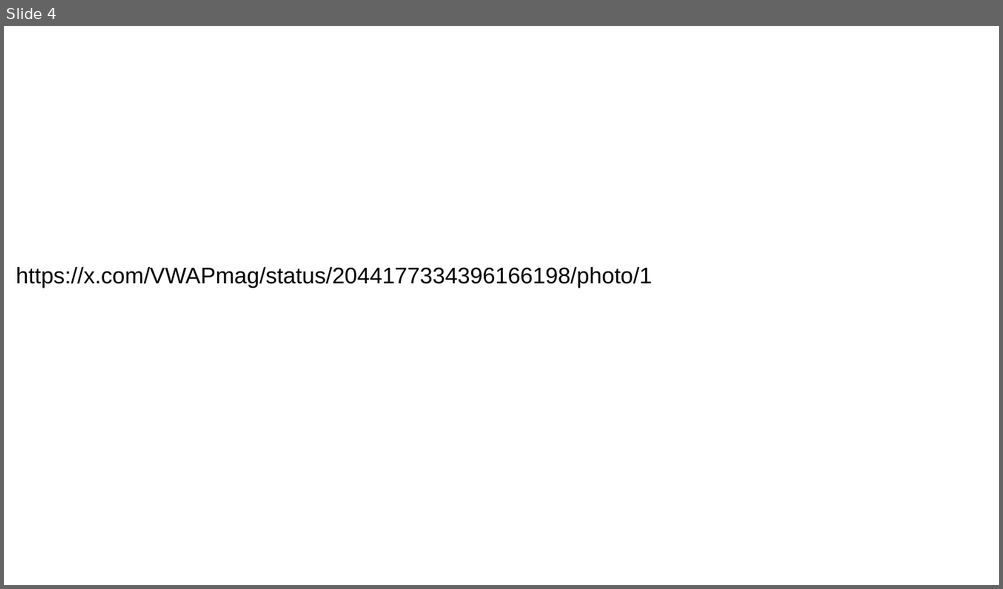
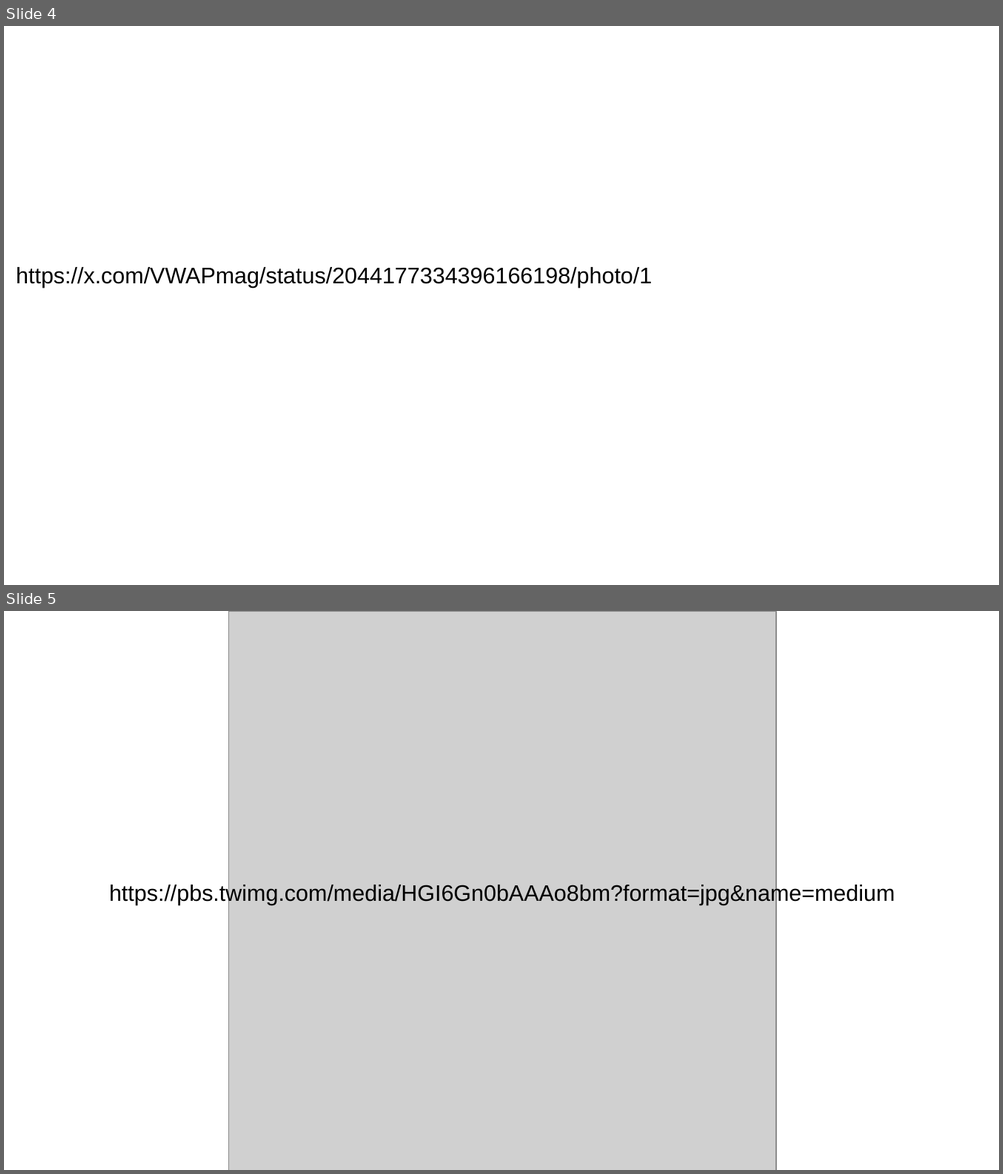
Before and after one commit to abe3yutaka/2026_Daily_Document, a slide deck: 数理ファイナンス.odp. Shown one above the other, each under a label of ours: slide 4 before the commit, slides 4 and 5 after it. The pictures are 1003x589 and 1003x1174 pixels, drawn with LibreOffice and Linux fonts; fonts in the diff are those of the drawing; grey boxes stand for pictures; background and template pictures are left out. Boxes give left, top, right and bottom in pixels: in the first picture for what was removed or moved away, otherwise in the second. Text is boxed around its words. In the diff, an @@ line names an element or a change of style, - is before the commit and + after.

```diff
--- a/数理ファイナンス.odp
+++ b/数理ファイナンス.odp
@@ slide 5 added at (x1=4, y1=611, x2=999, y2=1170), background #FFFFFF @@
@@ picture added at (x1=229, y1=612, x2=777, y2=1170) @@
@@ text added at (x1=109, y1=883, x2=894, y2=905), 18 pt, text #000000 @@
+https://pbs.twimg.com/media/HGI6Gn0bAAAo8bm?format=jpg&name=medium
```
Also in this commit, not shown: 1 other slide added, 3 other files.
